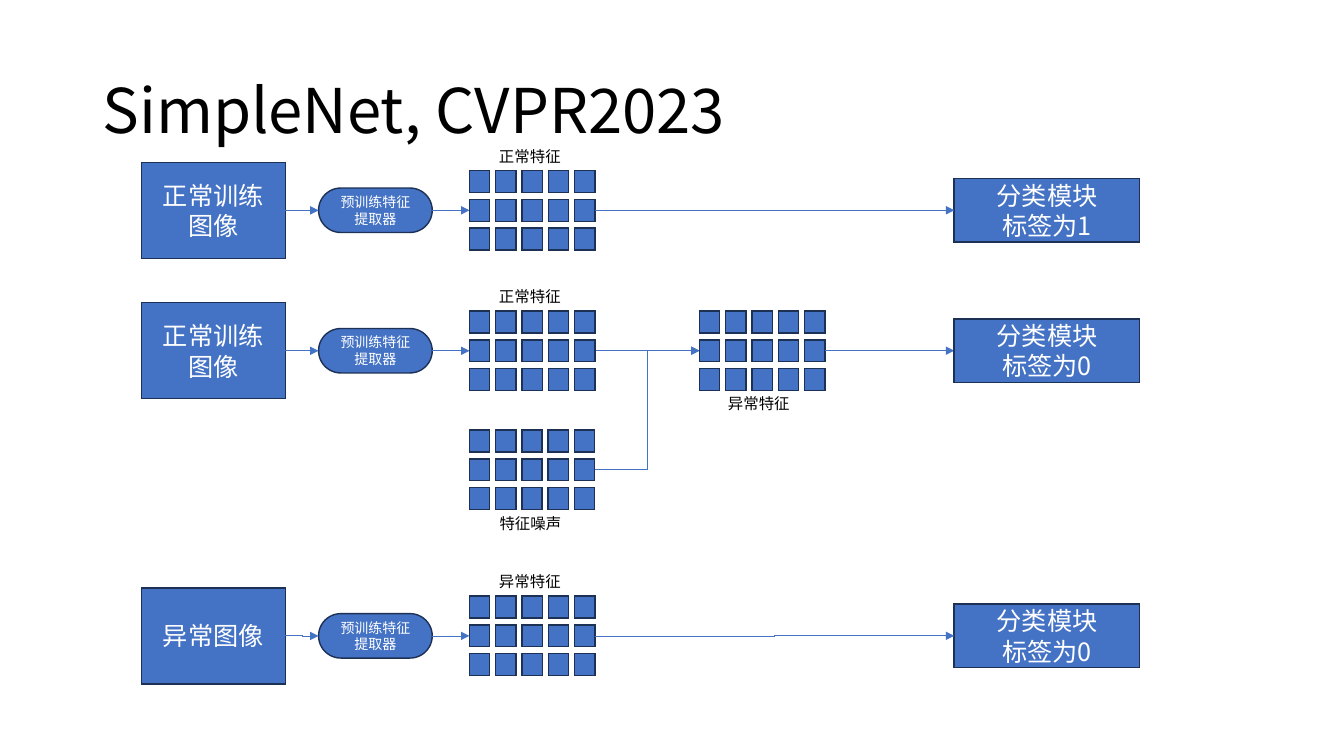
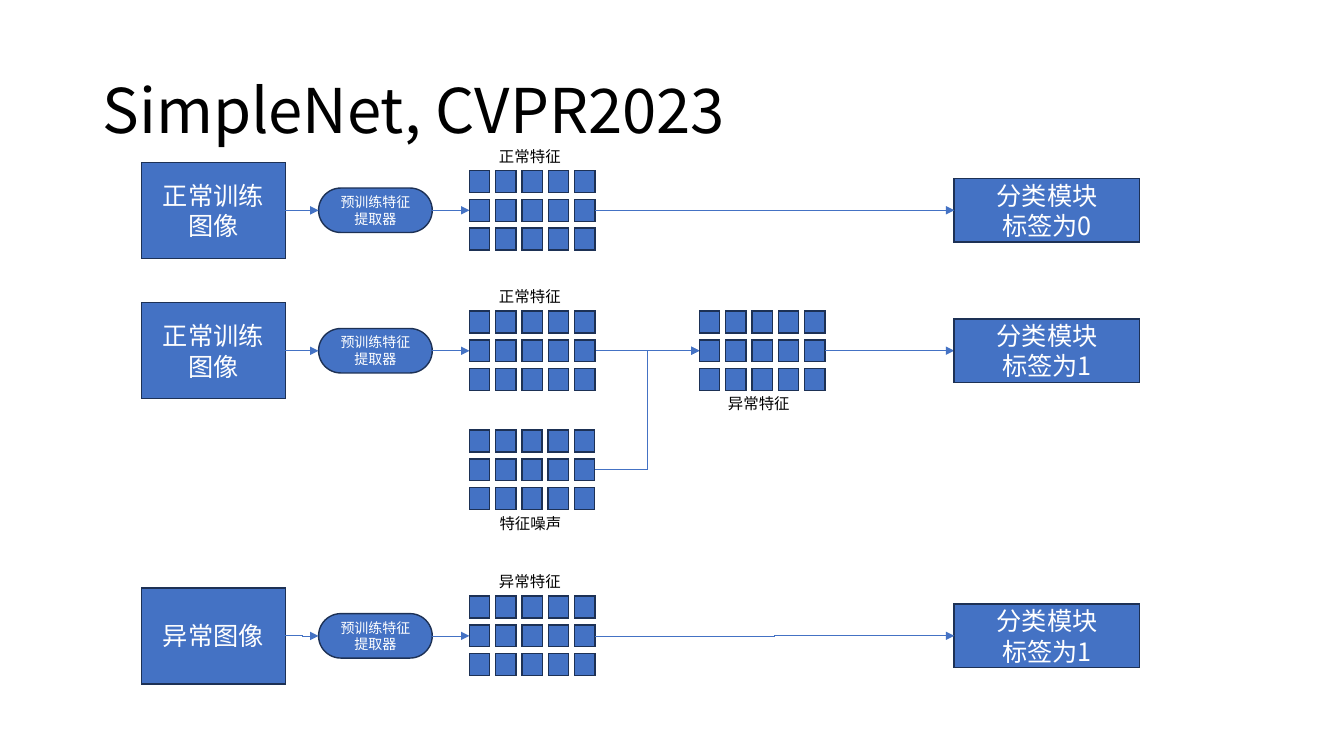
Before and after one commit to lizhenbang56/Papers, a slide deck: slide 15 of papers/车底检测/车底爆炸物检测.pptx. Drawn at 1344x756 pixels with LibreOffice and Linux fonts; fonts in the diff are those of the drawing. Boxes give left, top, right and bottom in pixels: in the first picture for what was removed or moved away, otherwise in the second. Text is boxed around its words. In the diff, an @@ line names an element or a change of style, - is before the commit and + after.

```diff
--- a/papers/车底检测/车底爆炸物检测.pptx
+++ b/papers/车底检测/车底爆炸物检测.pptx
@@ text in rectangle at (997,184,1098,237): text changed @@
-分类模块
-标签为1
+分类模块
+标签为0
@@ text in rectangle at (997,319,1098,377): text changed @@
-分类模块
-标签为0
+分类模块
+标签为1
@@ text in rectangle at (997,609,1098,663): text changed @@
-分类模块
-标签为0
+分类模块
+标签为1
```
Also in this commit, not shown: 2 slides added, 7 other files.
